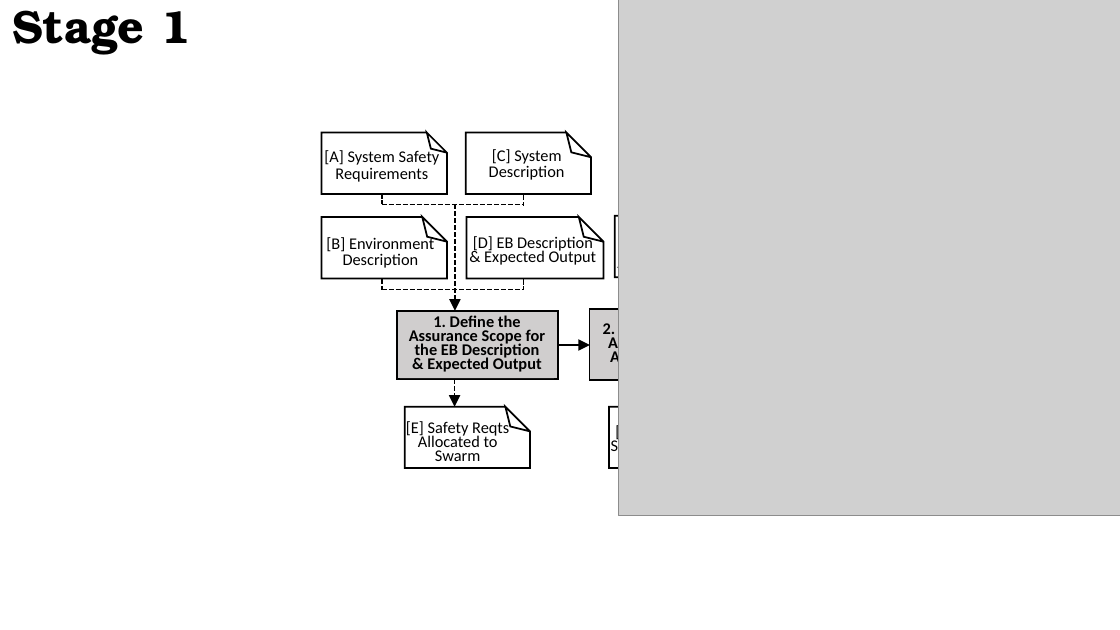
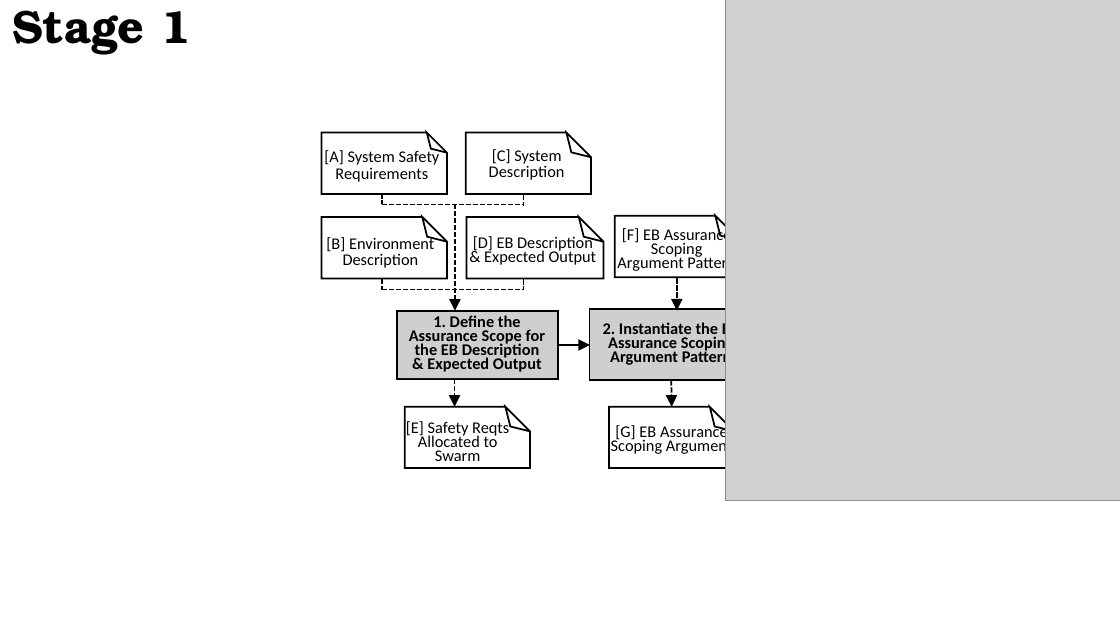
Before and after one commit to TSL-UOB/AERoS, a slide deck: slide 5 of source/figures/Figs_Artwork_2023-02-09.pptx (slide 4 before the commit). Drawn at 1120x630 pixels with LibreOffice and Linux fonts; fonts in the diff are those of the drawing; grey boxes stand for pictures. Boxes give left, top, right and bottom in pixels: in the first picture for what was removed or moved away, otherwise in the second. Text is boxed around its words. In the diff, an @@ line names an element or a change of style, - is before the commit and + after.

```diff
--- a/source/figures/Figs_Artwork_2023-02-09.pptx
+++ b/source/figures/Figs_Artwork_2023-02-09.pptx
@@ picture: place and size @@
-picture at <box>618,0,1120,516</box>
+picture at <box>726,0,1120,501</box>
@@ arrow added from (677, 278) to (677, 311), #000000 1.5 pt dashed @@
@@ arrow added from (671, 381) to (672, 407), #000000 1.5 pt dashed @@
```
Also in this commit, not shown: 2 other slides changed, 3 slides added, 1 slide removed, 11 other files.
